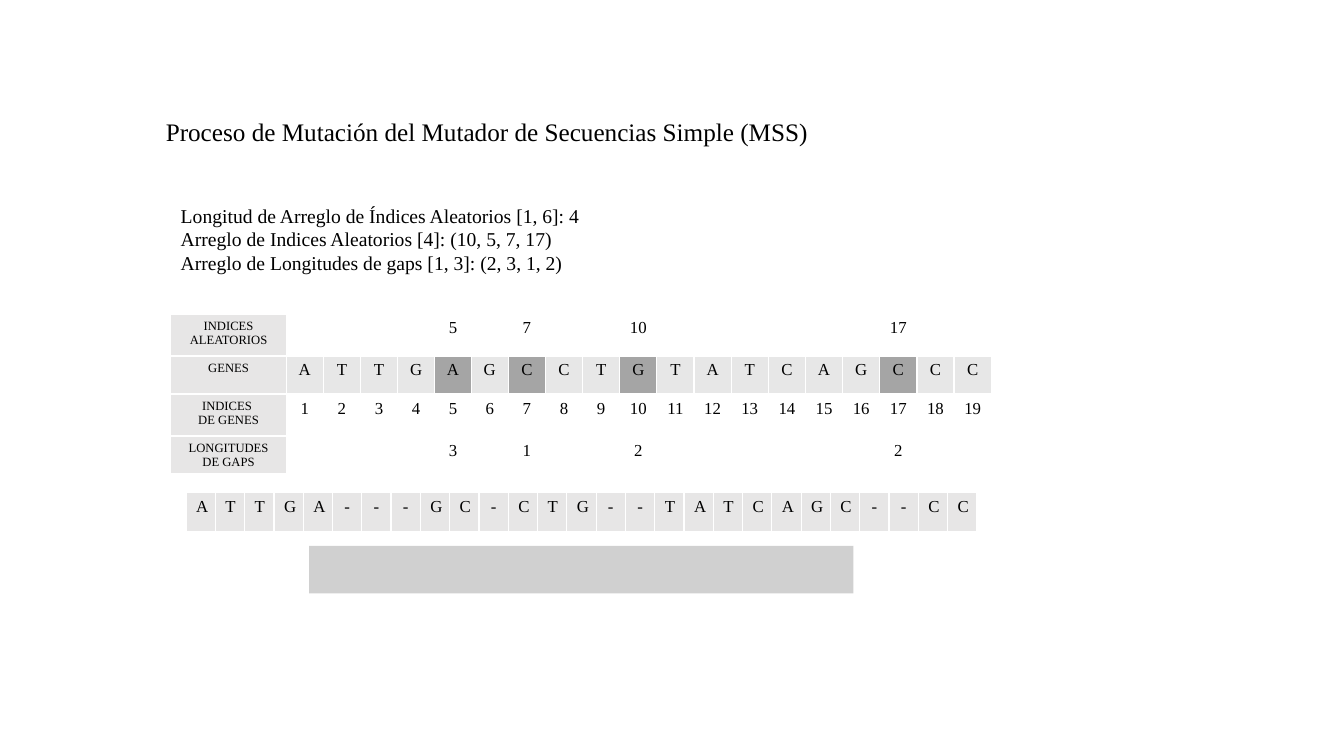
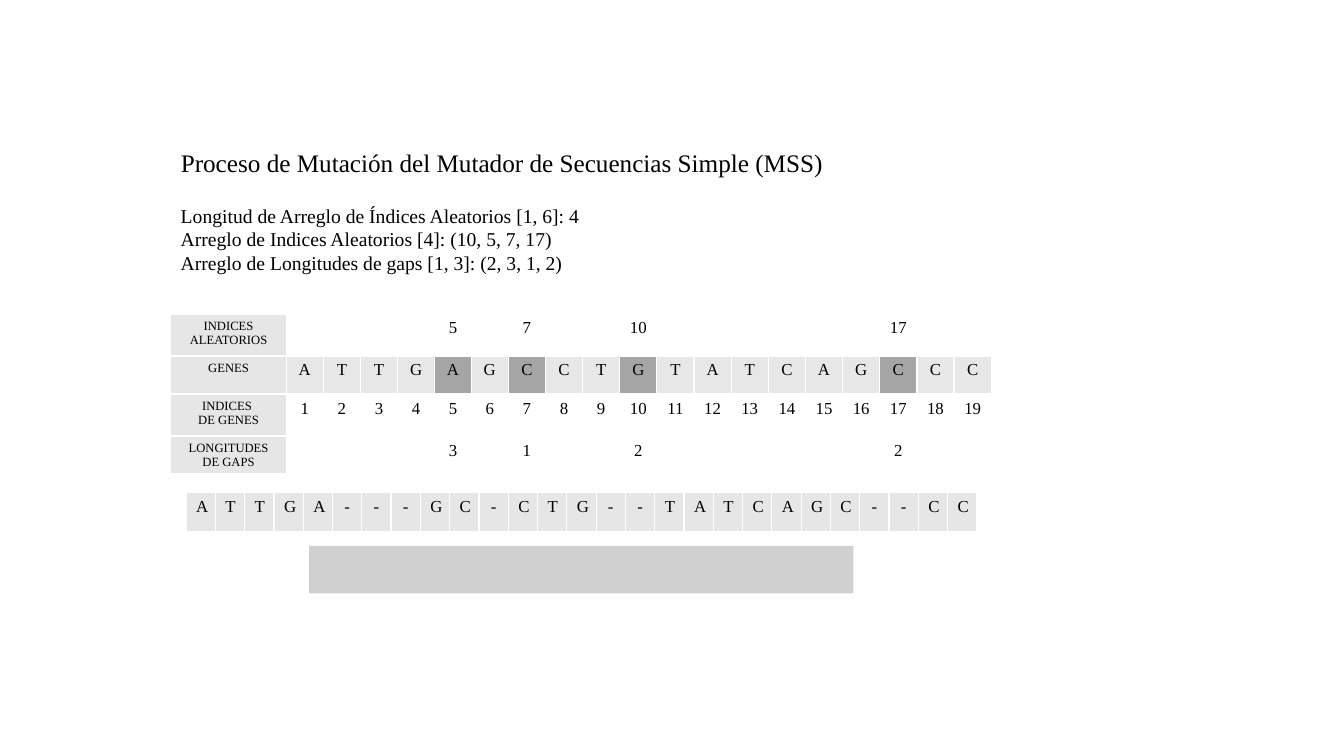
Before and after one commit to alanmenchaca/actm_algorithms, a slide deck: slide 2 of docu/mejoras/slides.pptx. Drawn at 1344x756 pixels with LibreOffice and Linux fonts; fonts in the diff are those of the drawing; grey boxes stand for pictures. Boxes give left, top, right and bottom in pixels: in the first picture for what was removed or moved away, otherwise in the second. Text is boxed around its words. In the diff, an @@ line names an element or a change of style, - is before the commit and + after.

```diff
--- a/docu/mejoras/slides.pptx
+++ b/docu/mejoras/slides.pptx
@@ text "Proceso de Mutación del Mutador ...": place and size @@
-text "Proceso de Mutación del Mutador ..." at box(166, 123, 807, 147)
+text "Proceso de Mutación del Mutador ..." at box(181, 154, 822, 178)
```
Also in this commit, not shown: 1 other slide changed, 1 other file.
